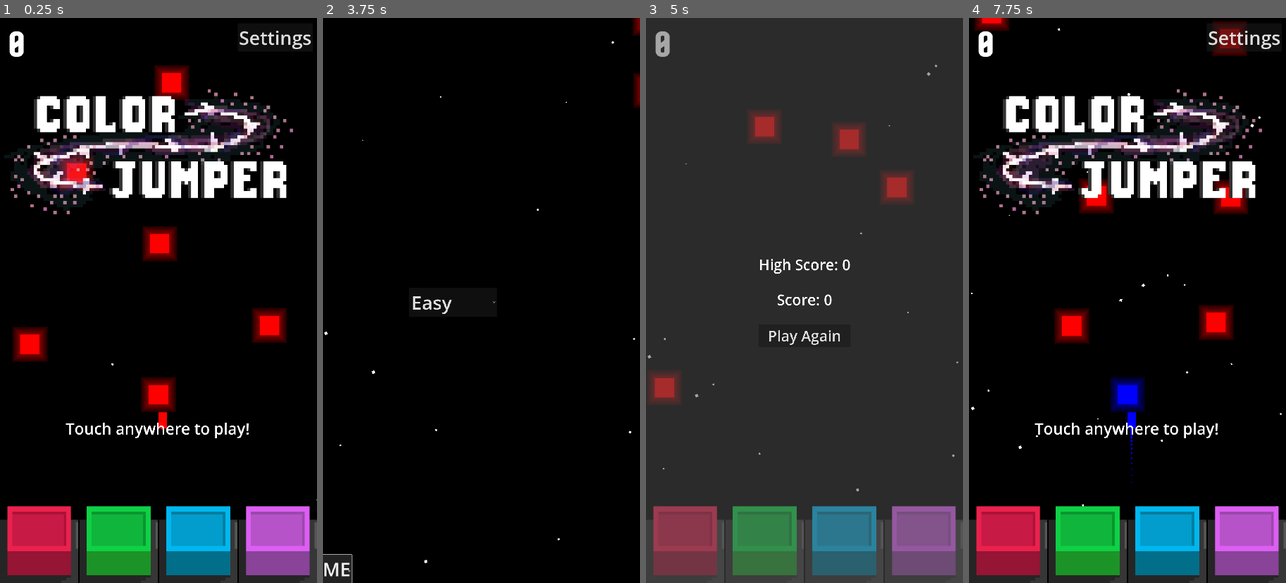
Above: before the commit, frames 1-4 (left to right).
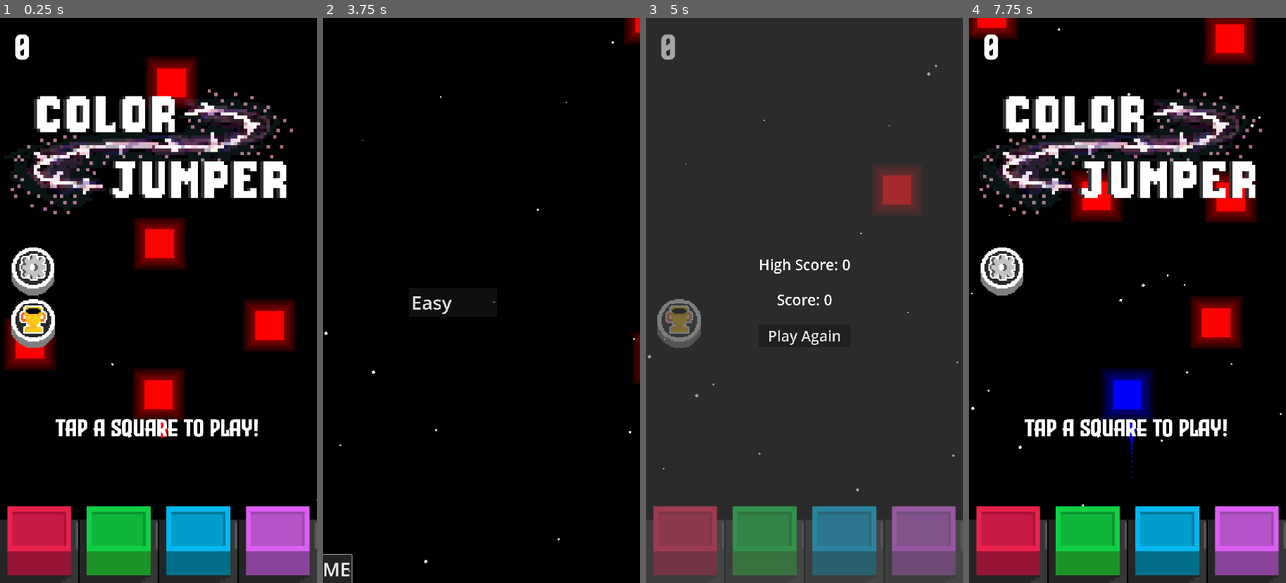
Above: after the commit, the same moments.

Repository: Xavier-Royer/Color-Jumper
Game: Godot game, scene res://Main.tscn
Same seed, same stepped clock (60 frames per second), same inputs: the game is played once before the commit and once after it.
Inputs (mouse positions are in pixels of both pictures, inside the frame that each line leads up to; where the layout moved, square brackets give the same spot in the first picture):
- Up to frame 1 (0.25 s): no input
- Up to frame 2 (3.75 s): click (354, 272) [598, 34] at 0.5 s; move the mouse to (551, 272) at 1.27 s; press the mouse at (551, 272) at 1.28 s; release the mouse at (551, 272) at 2 s; click "Easy" at 2 s; click "Easy" at 2.75 s; click "HOME" at 3.5 s
- Up to frame 3 (5 s): tap A at 4.25 s; drag from (741, 328) to (788, 413) at 4.27 s
- Up to frame 4 (7.75 s): click "Play Again" at 5 s; click (1007, 543) at 5.75 s; click (1086, 543) at 6.5 s; click (1168, 543) at 7.25 s

The runs differ from the first frame. In frame 1, 10% of the frame differs, in the area x 1-99%, y 2-75%; in frame 2, 0.6%; in frame 3, 3.4%; in frame 4, 9.4%.

Commit message:
Update buttons
add leaderboard button + textures for both / rearrange them + add mouse emulation and mouse filters to not move character if pressing on a button

Diff:
--- a/Main.tscn
+++ b/Main.tscn
@@ -15,8 +15,12 @@
 [ext_resource type="Texture2D" uid="uid://dsb2om7lij48j" path="res://textures/bluebuttonpressed.png" id="8_c2ibq"]
 [ext_resource type="Texture2D" uid="uid://bj45pt6w42xui" path="res://textures/purplebutton.png" id="9_j4qnp"]
 [ext_resource type="Texture2D" uid="uid://bqkd2bxvdospl" path="res://textures/purplebuttonpressed.png" id="10_fpfj3"]
+[ext_resource type="Texture2D" uid="uid://jlvu2iegplrg" path="res://textures/settings.png" id="15_5tuhn"]
 [ext_resource type="Shader" uid="uid://c2okqvdrf0yes" path="res://Player.gdshader" id="15_j4qnp"]
+[ext_resource type="Texture2D" uid="uid://c72lqgi7paoo1" path="res://textures/leaderboard.png" id="16_2gh4u"]
+[ext_resource type="Texture2D" uid="uid://dvb3e8das85t4" path="res://textures/settings_pressed.png" id="16_devvj"]
 [ext_resource type="Texture2D" uid="uid://c2275qlv6csxt" path="res://textures/Iphone.png" id="16_fpfj3"]
+[ext_resource type="Texture2D" uid="uid://dmgukeat5acuo" path="res://textures/leaderboard_pressed.png" id="18_3b0ty"]
 
 [sub_resource type="ParticleProcessMaterial" id="ParticleProcessMaterial_fos0i"]
 particle_flag_disable_z = true
@@ -41,6 +45,10 @@
 font = ExtResource("4_sc1dx")
 font_size = 120
 
+[sub_resource type="LabelSettings" id="LabelSettings_5tuhn"]
+font = ExtResource("4_sc1dx")
+font_size = 79
+
 [sub_resource type="RectangleShape2D" id="RectangleShape2D_r0du0"]
 size = Vector2(10, 30)
 
@@ -192,6 +200,7 @@
 anchor_bottom = 1.0
 grow_horizontal = 2
 grow_vertical = 2
+mouse_filter = 1
 
 [node name="Background" type="ColorRect" parent="ScreenManager/Background/Control"]
 layout_mode = 1
@@ -200,6 +209,7 @@
 anchor_bottom = 1.0
 grow_horizontal = 2
 grow_vertical = 2
+mouse_filter = 1
 color = Color(0, 0, 0, 1)
 
 [node name="Stars" type="GPUParticles2D" parent="ScreenManager/Background"]
@@ -265,10 +275,10 @@
 
 [node name="Streak" type="Label" parent="ScreenManager/GameScreen/UI"]
 layout_mode = 1
-offset_left = 33.0
-offset_top = 171.0
-offset_right = 229.0
-offset_bottom = 250.0
+offset_left = 52.0
+offset_top = 181.0
+offset_right = 248.0
+offset_bottom = 260.0
 theme_override_font_sizes/font_size = 32
 text = "streak"
 label_settings = SubResource("LabelSettings_sc1dx")
@@ -276,10 +286,10 @@
 
 [node name="Score" type="Label" parent="ScreenManager/GameScreen/UI"]
 layout_mode = 1
-offset_left = 33.0
-offset_top = 30.0
-offset_right = 218.0
-offset_bottom = 121.0
+offset_left = 52.0
+offset_top = 40.0
+offset_right = 307.0
+offset_bottom = 166.0
 theme_override_font_sizes/font_size = 64
 text = "score"
 label_settings = SubResource("LabelSettings_kjvhd")
@@ -354,21 +364,37 @@
 grow_vertical = 2
 pivot_offset = Vector2(292.07, 40.05)
 theme = ExtResource("2_fos0i")
-text = "Touch anywhere to play!"
-
-[node name="Settings" type="Button" parent="ScreenManager/GameScreen/UI"]
+text = "Tap a square to play!"
+label_settings = SubResource("LabelSettings_5tuhn")
+
+[node name="Settings" type="TextureButton" parent="ScreenManager/GameScreen/UI"]
 z_index = 50
 layout_mode = 1
-anchors_preset = 1
-anchor_left = 1.0
-anchor_right = 1.0
-offset_left = -270.0
-offset_top = 18.0
-offset_right = -14.0
-offset_bottom = 114.0
+anchors_preset = -1
+anchor_top = 0.5
+anchor_bottom = 0.5
+offset_left = 40.0
+offset_top = -181.0
+offset_right = 186.0
+offset_bottom = -18.0
 grow_horizontal = 0
-theme_override_font_sizes/font_size = 64
-text = "Settings"
+grow_vertical = 2
+texture_normal = ExtResource("15_5tuhn")
+texture_pressed = ExtResource("16_devvj")
+stretch_mode = 4
+
+[node name="Leaderboard" type="TextureButton" parent="ScreenManager/GameScreen/UI"]
+layout_mode = 1
+anchors_preset = -1
+anchor_top = 0.5
+anchor_bottom = 0.5
+offset_left = 39.0
+offset_top = -5.0
+offset_right = 191.0
+offset_bottom = 162.0
+texture_normal = ExtResource("16_2gh4u")
+texture_pressed = ExtResource("18_3b0ty")
+stretch_mode = 4
 
 [node name="Objects" type="Node2D" parent="ScreenManager/GameScreen"]
 z_index = -1
@@ -446,6 +472,7 @@
 anchor_bottom = 1.0
 grow_horizontal = 2
 grow_vertical = 2
+mouse_filter = 2
 theme = ExtResource("2_fos0i")
 
 [node name="ColorRect" type="ColorRect" parent="ScreenManager/GameOverScreen/UI"]
@@ -455,6 +482,7 @@
 anchor_bottom = 1.0
 grow_horizontal = 2
 grow_vertical = 2
+mouse_filter = 2
 color = Color(0.32549, 0.32549, 0.32549, 0.517647)
 
 [node name="VBoxContainer" type="VBoxContainer" parent="ScreenManager/GameOverScreen/UI"]
--- a/block.tscn
+++ b/block.tscn
@@ -96,6 +96,34 @@
 scale_max = 25.0
 scale_curve = SubResource("CurveTexture_xfwl5")
 
+[sub_resource type="Animation" id="Animation_5d32t"]
+resource_name = "CaughtBlock"
+length = 0.1
+tracks/0/type = "value"
+tracks/0/imported = false
+tracks/0/enabled = true
+tracks/0/path = NodePath("ColorRect:scale")
+tracks/0/interp = 1
+tracks/0/loop_wrap = true
+tracks/0/keys = {
+"times": PackedFloat32Array(0, 0.05, 0.1),
+"transitions": PackedFloat32Array(1, 1, 1),
+"update": 0,
+"values": [Vector2(1, 1), Vector2(1.3, 1.3), Vector2(1, 1)]
+}
+tracks/1/type = "value"
+tracks/1/imported = false
+tracks/1/enabled = true
+tracks/1/path = NodePath("ColorRect:color:a")
+tracks/1/interp = 1
+tracks/1/loop_wrap = true
+tracks/1/keys = {
+"times": PackedFloat32Array(0, 0.05, 0.2),
+"transitions": PackedFloat32Array(1, 1, 1),
+"update": 0,
+"values": [1.0, Color(0, 0, 0, 0.756863), 1.0]
+}
+
 [sub_resource type="Animation" id="Animation_xfwl5"]
 length = 0.001
 tracks/0/type = "value"
@@ -120,7 +148,7 @@
 "times": PackedFloat32Array(0),
 "transitions": PackedFloat32Array(1),
 "update": 0,
-"values": [Vector2(3, 3)]
+"values": [Vector2(4.43, 4.43)]
 }
 tracks/2/type = "value"
 tracks/2/imported = false
@@ -187,34 +215,6 @@
 "values": [Color(0, 0, 0, 1), Color(0, 0, 0, 0)]
 }
 
-[sub_resource type="Animation" id="Animation_5d32t"]
-resource_name = "CaughtBlock"
-length = 0.1
-tracks/0/type = "value"
-tracks/0/imported = false
-tracks/0/enabled = true
-tracks/0/path = NodePath("ColorRect:scale")
-tracks/0/interp = 1
-tracks/0/loop_wrap = true
-tracks/0/keys = {
-"times": PackedFloat32Array(0, 0.05, 0.1),
-"transitions": PackedFloat32Array(1, 1, 1),
-"update": 0,
-"values": [Vector2(1, 1), Vector2(1.3, 1.3), Vector2(1, 1)]
-}
-tracks/1/type = "value"
-tracks/1/imported = false
-tracks/1/enabled = true
-tracks/1/path = NodePath("ColorRect:color:a")
-tracks/1/interp = 1
-tracks/1/loop_wrap = true
-tracks/1/keys = {
-"times": PackedFloat32Array(0, 0.05, 0.2),
-"transitions": PackedFloat32Array(1, 1, 1),
-"update": 0,
-"values": [1.0, Color(0, 0, 0, 0.756863), 1.0]
-}
-
 [sub_resource type="AnimationLibrary" id="AnimationLibrary_xfwl5"]
 _data = {
 &"CaughtBlock": SubResource("Animation_5d32t"),
@@ -225,7 +225,7 @@
 [node name="Block" type="StaticBody2D"]
 modulate = Color(1, 0, 0, 1)
 z_index = 8
-scale = Vector2(3, 3)
+scale = Vector2(4.43, 4.43)
 collision_layer = 129
 input_pickable = true
 script = ExtResource("1_im0tn")
--- a/game_screen.gd
+++ b/game_screen.gd
@@ -197,11 +197,12 @@
 
 
 
-func _input(event: InputEvent) -> void:
-	if event is InputEventScreenTouch and event.pressed:  #event.is_action_pressed("Tap"):
+func _unhandled_input(event: InputEvent) -> void:
+	if event is InputEventMouseButton and event.pressed:  #event.is_action_pressed("Tap"):
 		var mousePosition = get_viewport().get_mouse_position()
 		#ensure its not where the buttons are
-		if mousePosition.y < $UI/ColorButtons.position.y and gameState != "OVER" and  not ( mousePosition.y < $UI/Settings.position.y +$UI/Settings.size.y  and mousePosition.x >$UI/Settings.position.x):
+		#mouse position over buttons check shouldnt be needed anymore as now were using mouse emulation and passthrough fitlers
+		if mousePosition.y < $UI/ColorButtons.position.y and gameState != "OVER": # and  not ( mousePosition.y < $UI/Settings.position.y +$UI/Settings.size.y  and mousePosition.x >$UI/Settings.position.x):
 
 			#if player.velocity == Vector2(0,0):
 			if currentBlock != null:
@@ -216,8 +217,12 @@
 					$UI/TouchAnywhereText.hide()
 					var tween = create_tween()
 					tween.tween_property($UI/Logo, "modulate:a", 0.0, 0.5)
+					$UI/Settings.disabled = true
+					$UI/Leaderboard.disabled = true
 					var tween2 = create_tween()
 					tween2.tween_property($UI/Settings, "modulate:a", 0.0, 0.5)
+					tween2.tween_property($UI/Leaderboard, "modulate:a", 0.0, 0.5)
+
 
 				#update direction vector
 				var playerPosition  = player.get_global_position()
@@ -244,7 +249,19 @@
 		#gameSpeed += delta
 		movingObjects.position.y += delta*gameSpeed
 		#update score
-		$UI/Score.text = str(score)
+		$UI/Score.text = str(comma_format(str(score)))
+
+
+func comma_format(num_str: String) -> String:
+	var result := ""
+	var count := 0
+	for i in range(num_str.length() - 1, -1, -1):
+		result = num_str[i] + result
+		count += 1
+		if count % 3 == 0 and i != 0:
+			result = "," + result
+	return result
+
 
 
 
--- a/project.godot
+++ b/project.godot
@@ -26,6 +26,7 @@
 window/size/viewport_height=1920
 window/size/mode=2
 window/stretch/mode="viewport"
+window/stretch/aspect="expand"
 window/handheld/orientation=1
 
 [input]
--- a/screen_manager.gd
+++ b/screen_manager.gd
@@ -44,6 +44,9 @@
 	$GameScreen/UI/TouchAnywhereText.show()
 	$GameScreen/UI/Logo.modulate.a = 1.0
 	$GameScreen/UI/Settings.modulate.a = 1.0
+	$GameScreen/UI/Settings.disabled = false
+	$GameScreen/UI/Leaderboard.modulate.a = 1.0
+	$GameScreen/UI/Leaderboard.disabled = false
 	$GameOverScreen.hide()
 	$GameScreen.show()
 	$GameScreen.show()
Not shown: 1 places in Main.tscn that only renumber resources
Binary file changed: textures/leaderboard.png
Binary file added: textures/leaderboard_pressed.png
Not shown, added: textures/leaderboard_pressed.png.import
Binary file changed: textures/settings.png
Binary file added: textures/settings_pressed.png
Not shown, added: textures/settings_pressed.png.import
